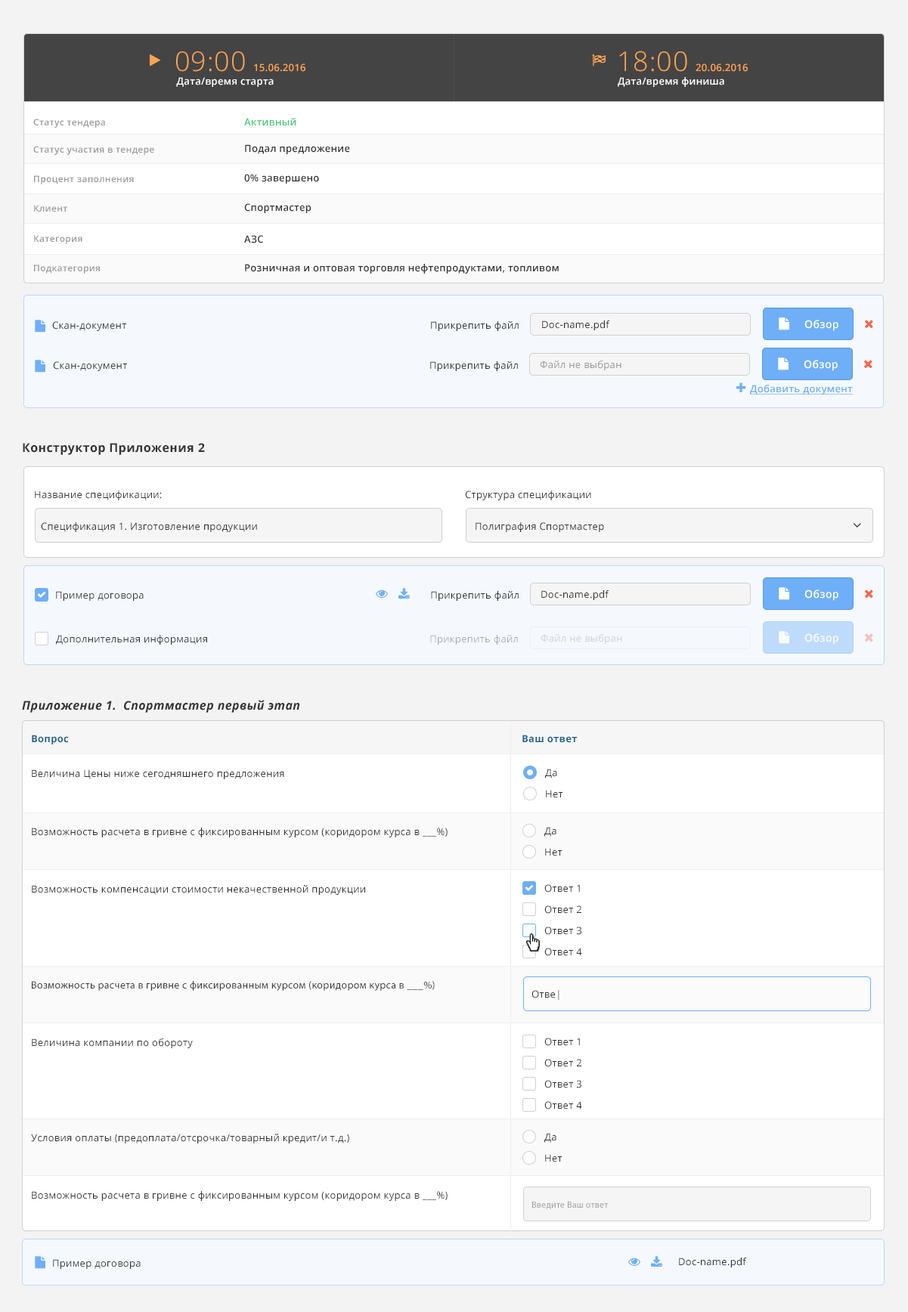
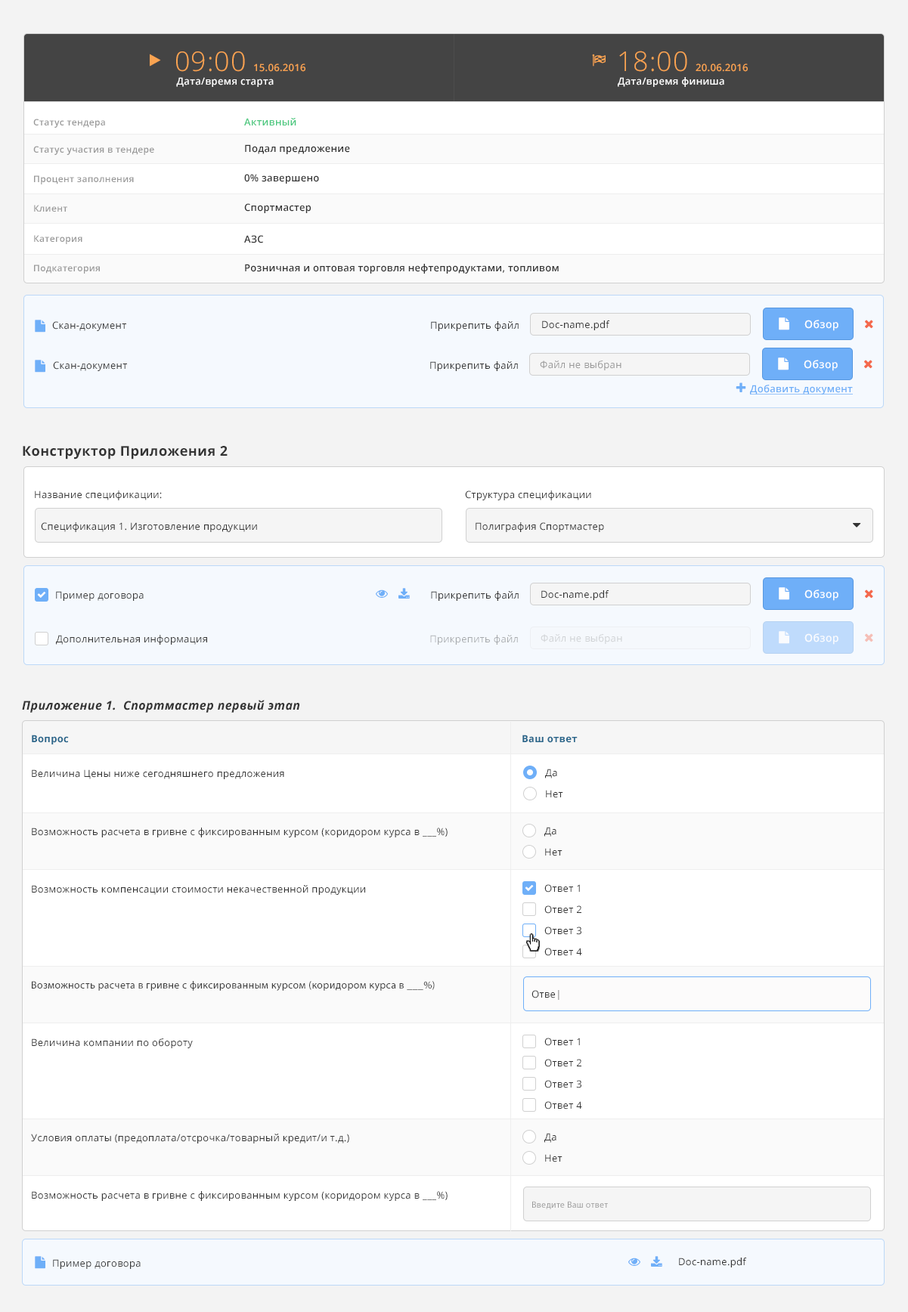
Layer changes from the first 908 x 1312 image to the second:
painted on "Конструктор Приложения 2" over (x1=22, y1=442, x2=228, y2=460)
renamed "copy 4" to (unnamed layer), painted on it over (x1=852, y1=523, x2=861, y2=528)
